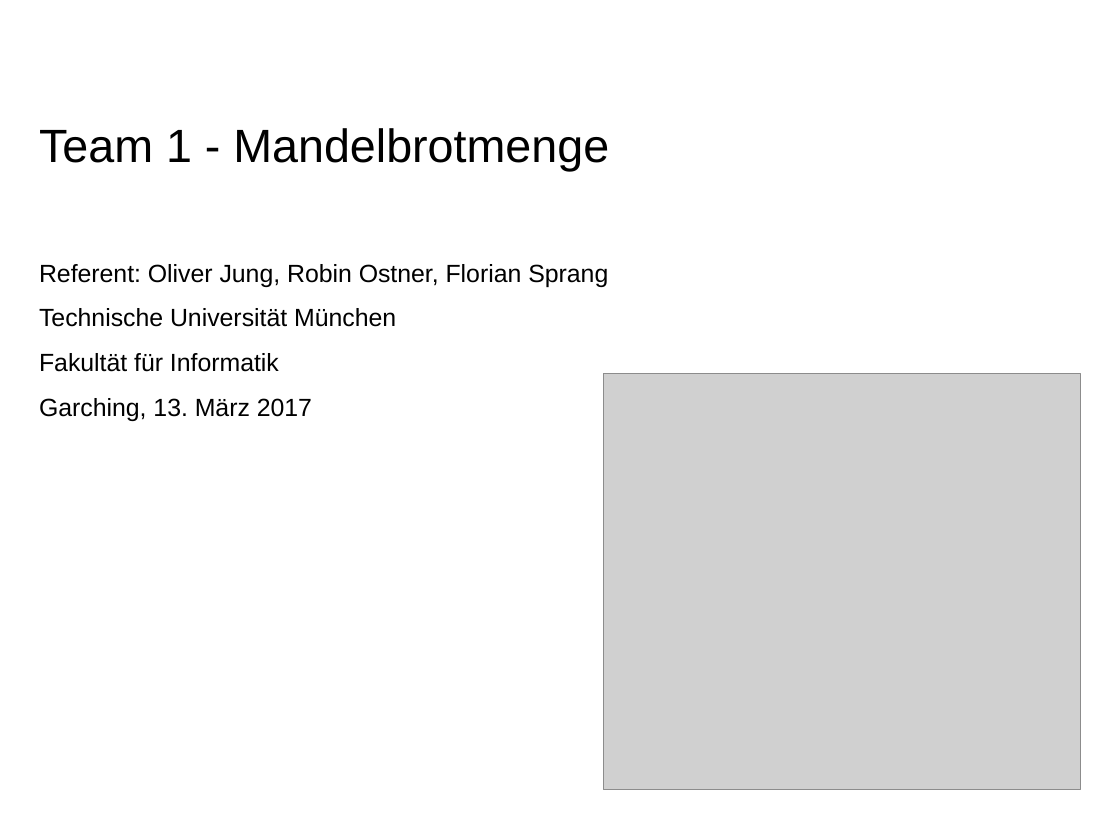
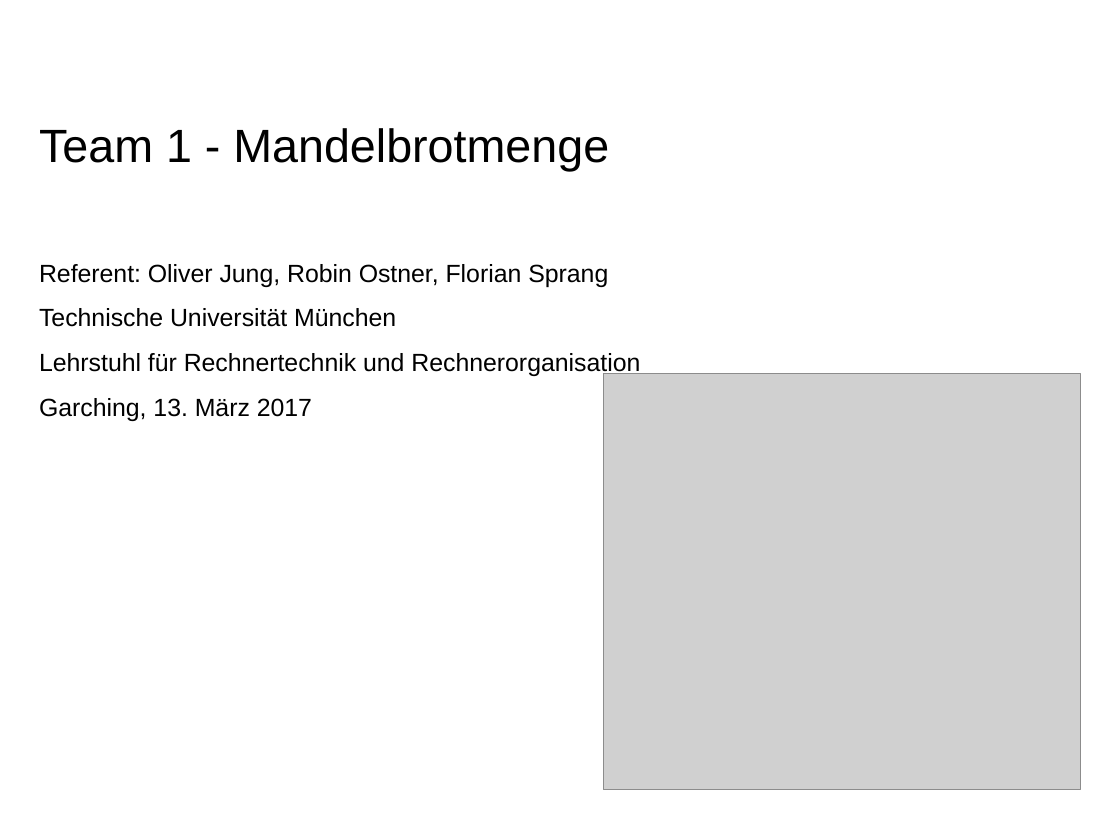
Before and after one commit to RobinOstner/IMGe, a slide deck: slide 1 of DONT TOUCH THIS !!!!!!!!!!!/Abgabe/Präsentation.pptx. Drawn at 1120x840 pixels with LibreOffice and Linux fonts; fonts in the diff are those of the drawing; grey boxes stand for pictures; background and template pictures are left out. Boxes give left, top, right and bottom in pixels: in the first picture for what was removed or moved away, otherwise in the second. Text is boxed around its words. In the diff, an @@ line names an element or a change of style, - is before the commit and + after.

```diff
--- a/DONT TOUCH THIS !!!!!!!!!!!/Abgabe/Präsentation.pptx
+++ b/DONT TOUCH THIS !!!!!!!!!!!/Abgabe/Präsentation.pptx
@@ text at bbox=[39, 353, 640, 377]: text changed @@
-Fakultät für Informatik
+Lehrstuhl für Rechnertechnik und Rechnerorganisation
```
Also in this commit, not shown: 1 other file.
